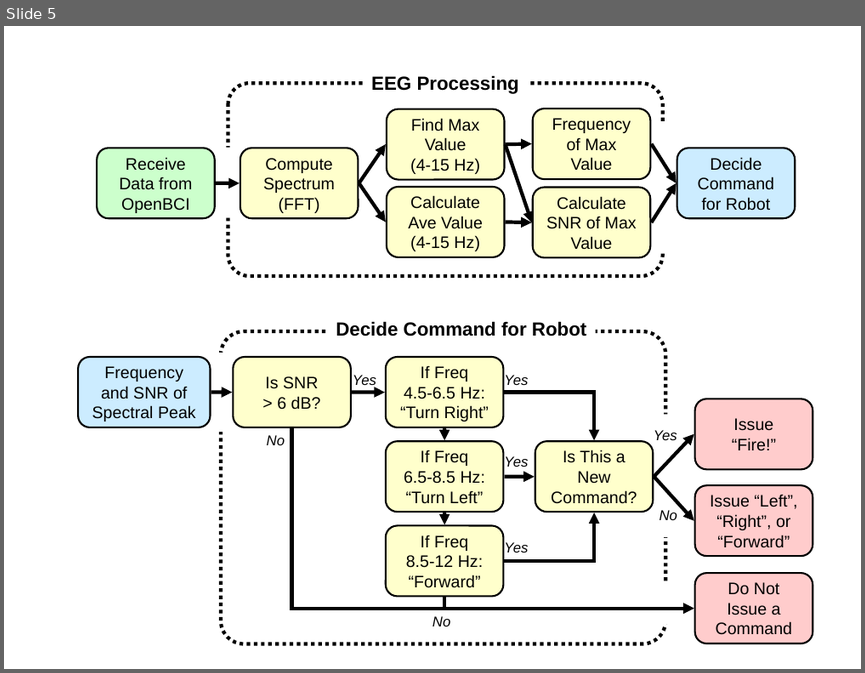
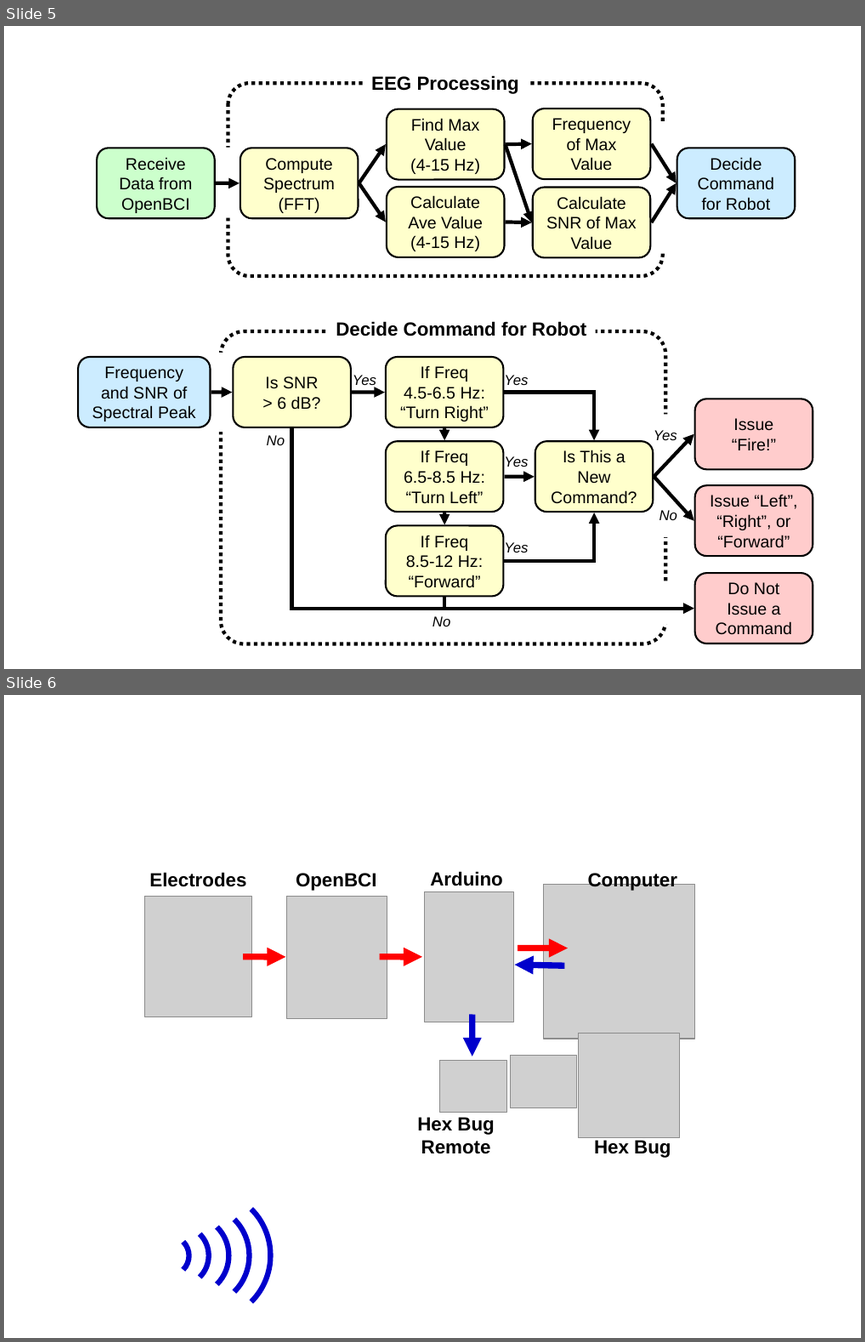
Before and after one commit to chipaudette/EEGHacker, a slide deck: Data/2014-05-31 RobotControl/BlogPics/Figures.ppt. Shown one above the other, each under a label of ours: slide 5 before the commit, slides 5 and 6 after it. The pictures are 865x673 and 865x1342 pixels, drawn with LibreOffice and Linux fonts; fonts in the diff are those of the drawing; grey boxes stand for pictures. Boxes give left, top, right and bottom in pixels: in the first picture for what was removed or moved away, otherwise in the second. Text is boxed around its words. In the diff, an @@ line names an element or a change of style, - is before the commit and + after.

Commit message:
RobotData: update PPT figures

```diff
--- a/Data/2014-05-31 RobotControl/BlogPics/Figures.ppt
+++ b/Data/2014-05-31 RobotControl/BlogPics/Figures.ppt
@@ slide 6 added at [4, 695, 861, 1338], background #FFFFFF @@
@@ group added at [145, 871, 694, 1157]: 7 pictures, 6 texts, 5 arrows @@
+Arduino
+Electrodes
+OpenBCI
+Hex Bug
+Remote
+Hex Bug
+Computer
@@ group added at [170, 1208, 298, 1302]: 5 freeform shapes @@
```
